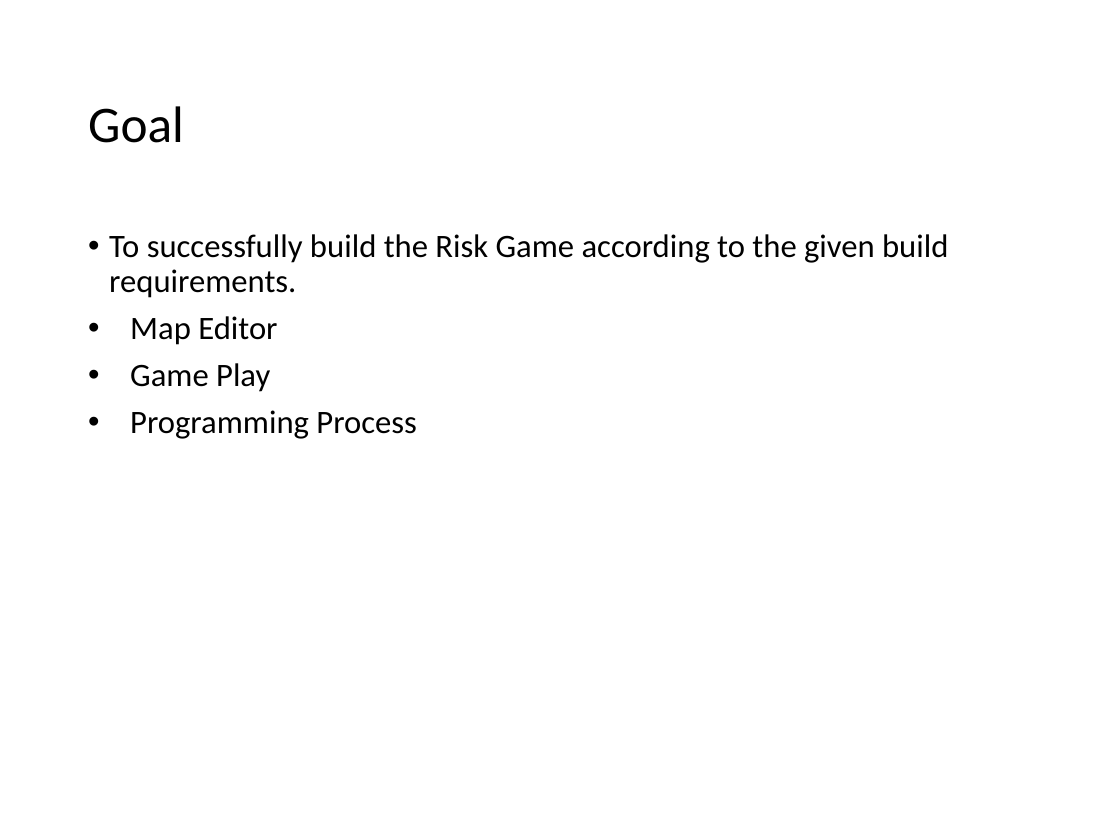
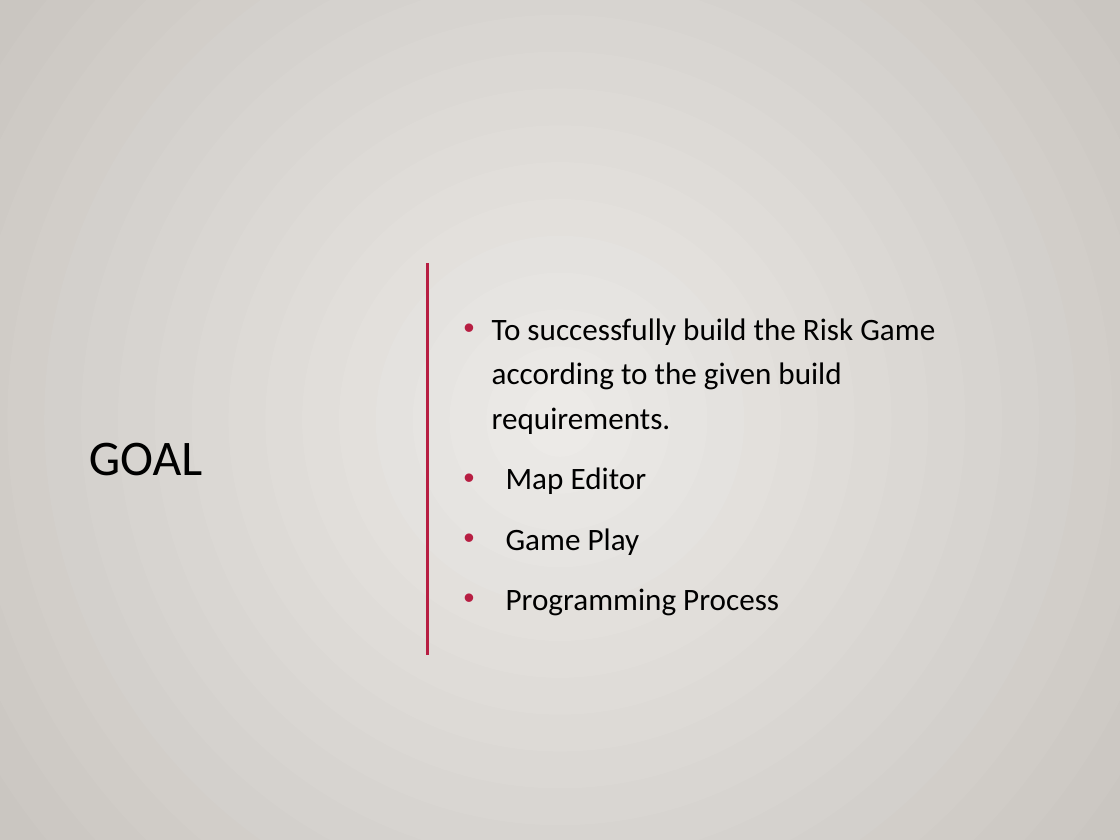
Before and after one commit to ekjot1313/APP-Project, a slide deck: slide 3 of Risk Game.pptx. Drawn at 1120x840 pixels with LibreOffice and Linux fonts; fonts in the diff are those of the drawing; background and template pictures are left out. Boxes give left, top, right and bottom in pixels: in the first picture for what was removed or moved away, otherwise in the second. Text is boxed around its words. In the diff, an @@ line names an element or a change of style, - is before the commit and + after.

```diff
--- a/Risk Game.pptx
+++ b/Risk Game.pptx
@@ background #FFFFFF to gradient #ECEAE7 to #CAC7C1 @@
@@ rectangle added at bbox=[0, 0, 1120, 840], fill gradient #ECEAE7 to #CAC7C1 @@
@@ text "To successfully build the Risk ...": place and size @@
-text "To successfully build the Risk ..." at bbox=[109, 234, 948, 439]
+text "To successfully build the Risk ..." at bbox=[492, 318, 935, 616]
@@ text "To successfully build the Risk ..." at bbox=[492, 318, 935, 616]: size 21 to 20 pt; indent changed; line spacing 0.9 to 1.2; more space between paragraphs; vertical alignment top to middle @@
@@ line added from (177, 226) to (982, 226), #B71E42 2.5 pt @@
@@ rectangle added at bbox=[0, 246, 1120, 746], fill gradient #DFDBD5 @@
@@ line added from (428, 263) to (428, 655), #B71E42 2.5 pt @@
@@ title at bbox=[89, 442, 203, 476]: text changed; size 33 to 32 pt @@
-Goal
+GOAL
@@ line added from (0, 747) to (1120, 747), #000001 1 pt @@
```
Also in this commit, not shown: 3 other slides changed.
